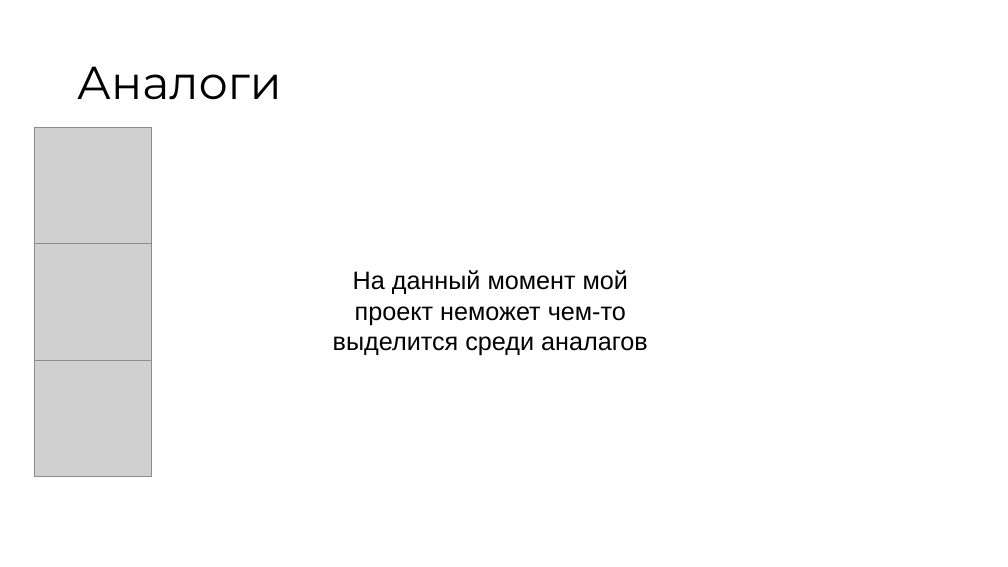
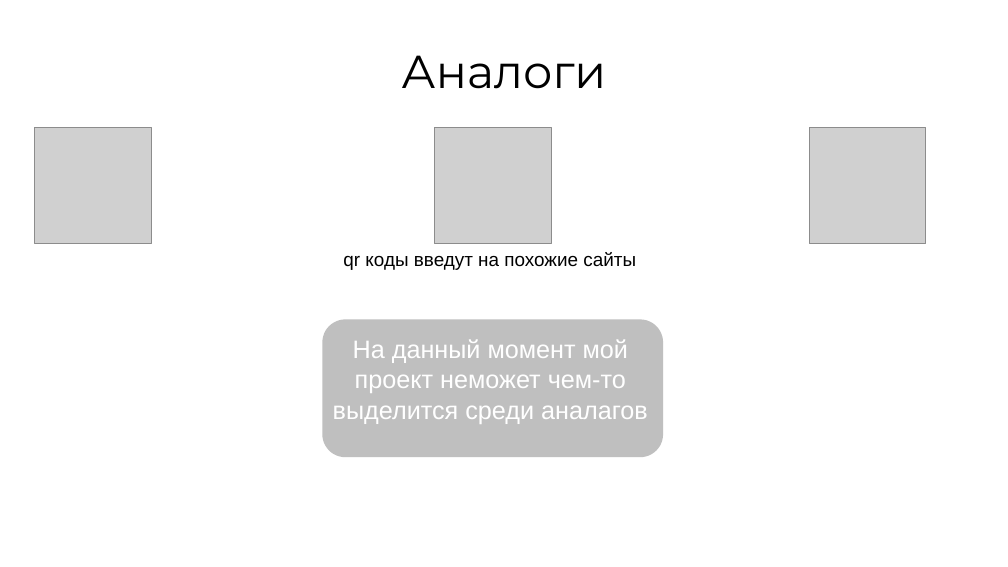
Before and after one commit to EstonaSSR/progect, a slide deck: slide 5 of Презентация к проекту.pptx. Drawn at 1008x567 pixels with LibreOffice and Linux fonts; fonts in the diff are those of the drawing; grey boxes stand for pictures. Boxes give left, top, right and bottom in pixels: in the first picture for what was removed or moved away, otherwise in the second. Text is boxed around its words. In the diff, an @@ line names an element or a change of style, - is before the commit and + after.

```diff
--- a/Презентация к проекту.pptx
+++ b/Презентация к проекту.pptx
@@ title "Аналоги": place and size @@
-title "Аналоги" at [77,66,282,100]
+title "Аналоги" at [401,55,606,89]
@@ title "Аналоги" at [401,55,606,89]: alignment left to centre; line spacing 0.9 to 1 @@
@@ picture: place and size @@
-picture at [35,360,151,476]
+picture at [435,127,551,243]
@@ picture added at [809,127,926,243] @@
@@ picture removed at [35,243,151,360] @@
@@ text added at [343,252,636,270], 18 pt, text #000000 @@
+qr коды введут на похожие сайты
@@ rounded rectangle added at [322,319,663,457], fill #BFBFBF @@
@@ text "На данный момент мой проект ...": place and size @@
-text "На данный момент мой проект ..." at [333,270,648,356]
+text "На данный момент мой проект ..." at [333,339,648,424]
@@ text "На данный момент мой проект ..." at [333,339,648,424]: text colour #000000 to #FFFFFF @@
```
Also in this commit, not shown: 7 other slides changed.
